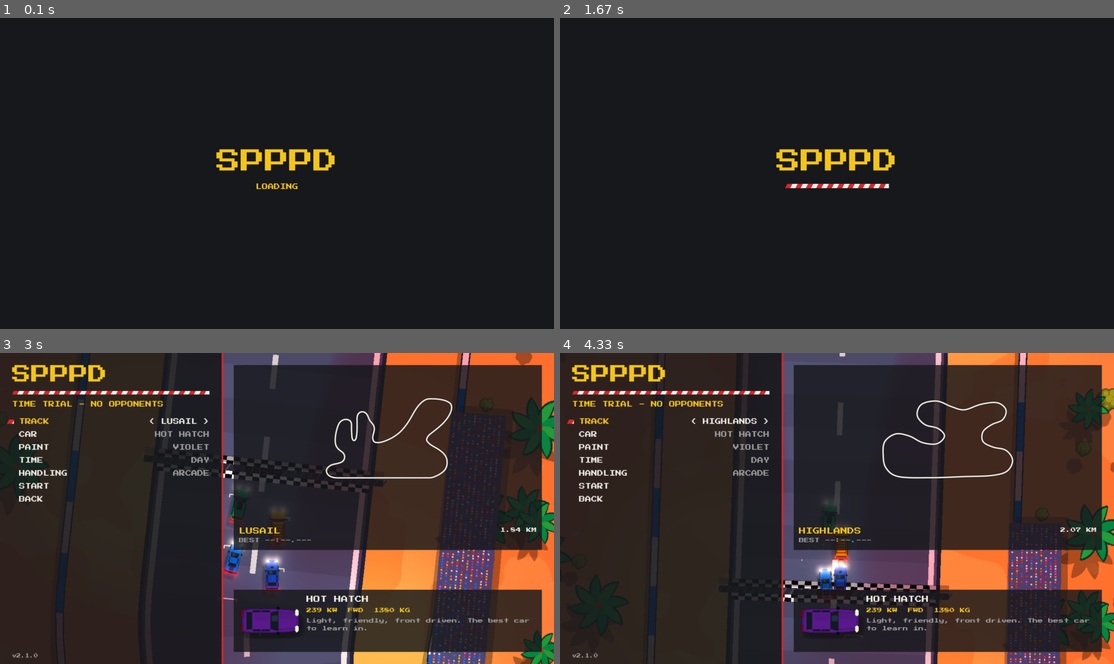
Above: before the commit, frames 1-4 (two rows, left to right).
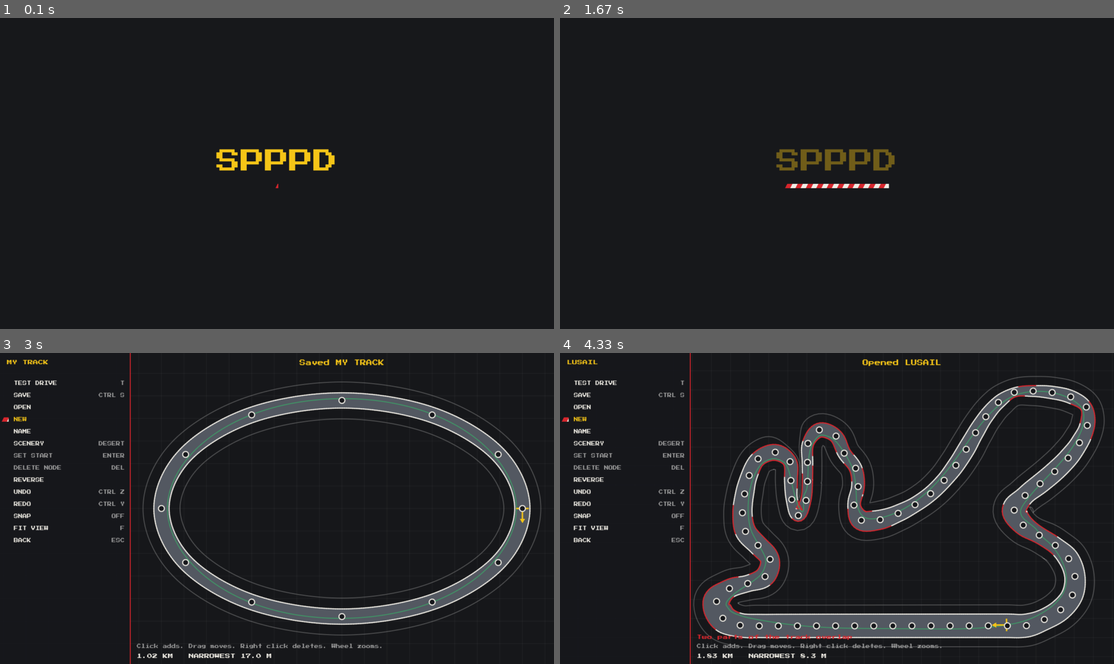
Above: after the commit, the same moments.

Repository: vanillaiice/spppd
Game: LÖVE game, started from main.lua
Two runs of this game, one before a commit and one after it. Both use one fixed random seed, a clock stepped at 60 frames per second and the inputs below.
Inputs (mouse positions are in pixels of both pictures, inside the frame that each line leads up to):
- Up to frame 1 (0.1 s): no input
- Up to frame 2 (1.67 s): click (665, 126) at 1.48 s
- Up to frame 3 (3 s): tap Enter at 1.77 s; click (60, 418) at 2.15 s, where only the run after the commit has a clickable "NEW"; press the mouse at (60, 443) at 2.47 s; move the mouse to (277, 533) at 2.57 s; release the mouse at (487, 626) at 2.7 s; press the mouse at (60, 393) at 2.8 s; move the mouse to (66, 418) at 2.9 s
- Up to frame 4 (4.33 s): release the mouse at (626, 440) at 3.03 s; press the mouse at (620, 405) at 3.13 s; move the mouse to (676, 408) at 3.23 s; release the mouse at (731, 415) at 3.37 s; click (620, 418) at 3.48 s, where only the run after the commit has a clickable "NEW"; tap Keypad Enter at 3.77, 4.1 s

The runs differ from the first frame. In frame 1, 0.1% of the frame differs, in the area x 46-54%, y 53-56%; in frame 2, 0.8%; in frame 3, 46%; in frame 4, 50%, in the area x 0-100%, y 0-100%.

Commit message:
Save rendered sounds instead of rebuilding them each launch
Synthesising every sound took seven seconds on a slow phone. The results now
go to the save folder as WAV files, under a hash of the code that makes them,
so a change to that code renders them afresh.

Co-Authored-By: Claude Opus 5.5 <noreply@anthropic.com>

Diff:
--- a/src/audio.lua
+++ b/src/audio.lua
@@ -1,5 +1,6 @@
--- All sound is synthesised at load time: no audio files ship with the game. The
--- one exception is the player's own music, which src/radio.lua plays.
+-- All sound is synthesised, on the first launch only: no audio files ship with the
+-- game, and src/sound_cache.lua keeps the results. The one exception is the
+-- player's own music, which src/radio.lua plays.
 -- Most engines are two loops cross-faded by rpm and pitched to match, and
 -- spec.engineType adds a layer on top. The "na" V8 is the startup's engine model
 -- rendered at a few speeds instead, so it keeps its exhaust note at any rpm.
@@ -7,6 +8,7 @@
 -- arcade effects synth, from the settings below. The sounds that have to feel
 -- mechanical (startup, gear change, blow-off) are modelled here instead.
 local sfxr = require("src/lib/sfxr")
+local cache = require("src/sound_cache")
 
 local audio = { voices = {}, ready = false, spool = 0 }
 
@@ -424,9 +426,17 @@
   end)
 end
 
--- Gives the screen a turn between sounds when the game is loading on the side.
+-- Gives the screen a turn when the game is loading on the side, but only when
+-- it's due one: sounds read from the cache go by in a few milliseconds.
+local lastBreath = 0
+local BREATH = 1 / 30
+
 local function breathe()
-  if coroutine.running() then coroutine.yield() end
+  if not coroutine.running() then return end
+  local now = love.timer.getTime()
+  if now - lastBreath < BREATH then return end
+  coroutine.yield()
+  lastBreath = love.timer.getTime()
 end
 
 local function looping(data)
@@ -437,35 +447,45 @@
   return source
 end
 
+local function loop(name, render, ...)
+  return looping(cache.get(name, render, ...))
+end
+
+local function shot(name, render, ...)
+  local source = love.audio.newSource(cache.get(name, render, ...), "static")
+  breathe()
+  return source
+end
+
 function audio.load()
   if audio.ready or not love.audio then return end
   local ok, err = pcall(function()
-    audio.engineLow = looping(audio.engineData(55, 0.1))
-    audio.engineHigh = looping(audio.engineData(110, 0.6))
-    audio.rivalEngine = looping(audio.engineData(82, 0.4))
-    audio.scrub = looping(audio.scrubData())
-    audio.road = looping(noiseLoop(1.5, 0.08, 1.8))
-    audio.loose = looping(audio.looseData())
-    audio.wind = looping(noiseLoop(1.8, 0.2, 0.8))
-    audio.nitro = looping(audio.nitroData())
+    cache.open({ "src/audio.lua", "src/lib/sfxr.lua" })
+    audio.engineLow = loop("engineLow", audio.engineData, 55, 0.1)
+    audio.engineHigh = loop("engineHigh", audio.engineData, 110, 0.6)
+    audio.rivalEngine = loop("rivalEngine", audio.engineData, 82, 0.4)
+    audio.scrub = loop("scrub", audio.scrubData)
+    audio.road = loop("road", noiseLoop, 1.5, 0.08, 1.8)
+    audio.loose = loop("loose", audio.looseData)
+    audio.wind = loop("wind", noiseLoop, 1.8, 0.2, 0.8)
+    audio.nitro = loop("nitro", audio.nitroData)
     audio.v8 = {}
-    for i, rpm in ipairs(V8_RPMS) do audio.v8[i] = looping(audio.v8Data(rpm)) end
-    audio.v8Overrun = looping(audio.v8Data(V8_OVERRUN_RPM, "overrun"))
-    audio.v8Limiter = looping(audio.v8Data(V8_RPMS[#V8_RPMS], "limiter"))
+    for i, rpm in ipairs(V8_RPMS) do audio.v8[i] = loop("v8" .. i, audio.v8Data, rpm) end
+    audio.v8Overrun = loop("v8Overrun", audio.v8Data, V8_OVERRUN_RPM, "overrun")
+    audio.v8Limiter = loop("v8Limiter", audio.v8Data, V8_RPMS[#V8_RPMS], "limiter")
     audio.rivalV8 = audio.v8[2]:clone()
-    audio.turbo = looping(audio.toneData(1400, TURBO_TONE))
-    audio.blower = looping(audio.toneData(380, BLOWER_TONE))
-    local motor = audio.motorData()
+    audio.turbo = loop("turbo", audio.toneData, 1400, TURBO_TONE)
+    audio.blower = loop("blower", audio.toneData, 380, BLOWER_TONE)
+    local motor = cache.get("motor", audio.motorData)
     audio.motor = looping(motor)
     audio.rivalMotor = looping(motor)
     audio.shots = {}
     for _, name in ipairs({ "beep", "go", "click", "select", "shift", "lap", "blowoff" }) do
-      audio.shots[name] = love.audio.newSource(audio.shotData(name), "static")
-      breathe()
-    end
-    audio.shots.startup = love.audio.newSource(audio.startupData(), "static")
-    breathe()
-    local impact, scrape = audio.shotData("impact"), audio.shotData("scrape")
+      audio.shots[name] = shot(name, audio.shotData, name)
+    end
+    audio.shots.startup = shot("startup", audio.startupData)
+    local impact, scrape = cache.get("impact", audio.shotData, "impact"), cache.get("scrape", audio.shotData, "scrape")
+    cache.finish()
     audio.impacts = {}
     for i = 1, 4 do audio.impacts[i] = love.audio.newSource(impact, "static") end
     audio.scrapes = {}
--- /dev/null
+++ b/src/sound_cache.lua
@@ -0,0 +1,68 @@
+-- Keeps rendered sounds in the save folder as WAV files, so only the first launch
+-- pays to synthesise them. The folder is named after a hash of the code that
+-- makes the sounds, so changing that code renders them afresh. A cache that can't
+-- be read or written only costs time: the sound is rendered as usual.
+local cache = {}
+
+local ROOT = "soundcache"
+local COMPLETE = "complete"  -- written last, so an interrupted first launch doesn't count
+
+local function wav(data)
+  local rate, bits, channels = data:getSampleRate(), data:getBitDepth(), data:getChannelCount()
+  local size = data:getSize()
+  local align = channels * bits / 8
+  return love.data.pack("string", "<c4I4c4c4I4I2I2I4I4I2I2c4I4",
+    "RIFF", 36 + size, "WAVE", "fmt ", 16, 1, channels, rate, rate * align, align, bits, "data", size)
+    .. data:getString()
+end
+
+local function clear(path)
+  for _, name in ipairs(love.filesystem.getDirectoryItems(path)) do
+    local child = path .. "/" .. name
+    if love.filesystem.getInfo(child, "directory") then clear(child) end
+    love.filesystem.remove(child)
+  end
+end
+
+function cache.key(sources)
+  return love.data.encode("string", "hex", love.data.hash("md5", table.concat(sources, "\0")))
+end
+
+-- files: the source files that decide what the sounds are.
+function cache.open(files)
+  cache.folder, cache.complete, cache.failed = nil, false, false
+  pcall(function()
+    local sources = {}
+    for i, file in ipairs(files) do sources[i] = assert(love.filesystem.read(file)) end
+    local folder = ROOT .. "/" .. cache.key(sources)
+    cache.complete = love.filesystem.getInfo(folder .. "/" .. COMPLETE) ~= nil
+    if not cache.complete then
+      clear(ROOT)
+      assert(love.filesystem.createDirectory(folder))
+    end
+    cache.folder = folder
+  end)
+end
+
+-- The sound called name: from disk if it's there, otherwise render(...).
+function cache.get(name, render, ...)
+  local folder = cache.folder
+  if not folder then return render(...) end
+  local path = folder .. "/" .. name .. ".wav"
+  if cache.complete then
+    local ok, data = pcall(love.sound.newSoundData, path)
+    if ok then return data end
+  end
+  local data = render(...)
+  local ok, written = pcall(love.filesystem.write, path, wav(data))
+  if not (ok and written) then cache.failed = true end
+  return data
+end
+
+function cache.finish()
+  if cache.folder and not cache.complete and not cache.failed then
+    cache.complete = love.filesystem.write(cache.folder .. "/" .. COMPLETE, "") and true or false
+  end
+end
+
+return cache
--- a/tests/test_support.lua
+++ b/tests/test_support.lua
@@ -458,6 +458,83 @@
   end)
 end)
 
+h.describe("sound cache", function()
+  local cache = require("src/sound_cache")
+  local FILES = { "src/audio.lua" }
+
+  local function tone()
+    local data = love.sound.newSoundData(500, 44100, 16, 1)
+    for i = 0, 499 do data:setSample(i, math.sin(i * 0.05) * 0.8) end
+    return data
+  end
+
+  local function empty()
+    for _, folder in ipairs(love.filesystem.getDirectoryItems("soundcache")) do
+      local path = "soundcache/" .. folder
+      for _, name in ipairs(love.filesystem.getDirectoryItems(path)) do love.filesystem.remove(path .. "/" .. name) end
+      love.filesystem.remove(path)
+    end
+  end
+
+  h.it("gives back exactly what was rendered, without rendering again", function()
+    empty()
+    cache.open(FILES)
+    local first = cache.get("tone", tone)
+    cache.finish()
+    cache.open(FILES)
+    h.assertTrue(cache.complete, "the finished cache is found")
+    local renders = 0
+    local second = cache.get("tone", function() renders = renders + 1 return tone() end)
+    h.assertEq(renders, 0)
+    h.assertEq(second:getSampleCount(), first:getSampleCount())
+    h.assertEq(second:getSampleRate(), first:getSampleRate())
+    for i = 0, first:getSampleCount() - 1 do h.assertEq(second:getSample(i), first:getSample(i)) end
+  end)
+
+  h.it("doesn't trust a first launch that never finished", function()
+    empty()
+    cache.open(FILES)
+    cache.get("tone", tone)
+    cache.open(FILES)
+    h.assertTrue(not cache.complete)
+    local renders = 0
+    cache.get("tone", function() renders = renders + 1 return tone() end)
+    h.assertEq(renders, 1)
+  end)
+
+  h.it("renders again if a saved sound is damaged", function()
+    empty()
+    cache.open(FILES)
+    cache.get("tone", tone)
+    cache.finish()
+    love.filesystem.write(cache.folder .. "/tone.wav", "not a sound")
+    cache.open(FILES)
+    local renders = 0
+    local data = cache.get("tone", function() renders = renders + 1 return tone() end)
+    h.assertEq(renders, 1)
+    h.assertEq(data:getSampleCount(), 500)
+  end)
+
+  h.it("changes when the code behind the sounds changes", function()
+    h.assertTrue(cache.key({ "one" }) ~= cache.key({ "two" }))
+    h.assertEq(cache.key({ "one" }), cache.key({ "one" }))
+  end)
+
+  h.it("clears out what older versions left behind", function()
+    empty()
+    love.filesystem.createDirectory("soundcache/old")
+    love.filesystem.write("soundcache/old/tone.wav", "x")
+    cache.open(FILES)
+    h.assertTrue(not love.filesystem.getInfo("soundcache/old"))
+  end)
+
+  h.it("still gives sound when there's nowhere to keep it", function()
+    cache.open({ "src/no_such_file.lua" })
+    h.assertTrue(not cache.folder)
+    h.assertEq(cache.get("tone", tone):getSampleCount(), 500)
+  end)
+end)
+
 h.describe("radio", function()
   local function clearMusic()
     for _, name in ipairs(love.filesystem.getDirectoryItems("music")) do
